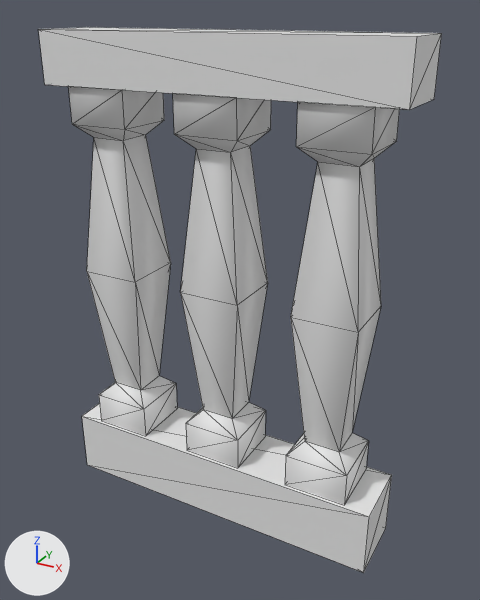
A saved change to the glTF model Irogane/assets/models/building_blocks/rail_1.glb.
Before and after are seen from a camera (50 mm lens) standing at (0.873, -1.499, 1.451) and looking at (0.039, 0.018, 0.692). Arrows for +X, +Y and +Z are at lower left; the lights stay in place. Mesh edges are drawn as thin lines. Vertices at the same position are counted once.

Names of what the first picture shows: 'rail_1'.
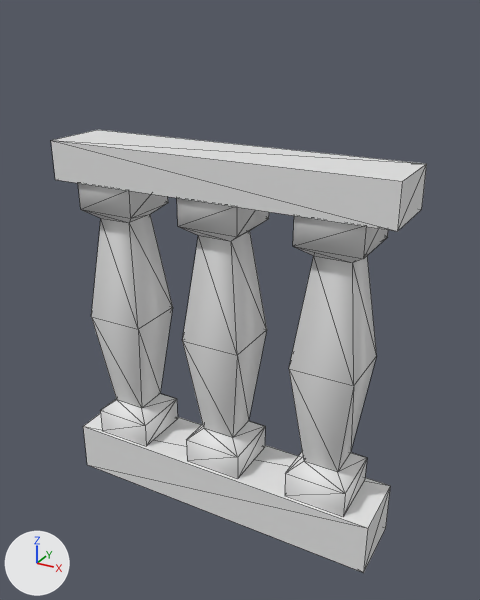
Where the newer file only moved an object's origin or applied its transform, the numbers keep the older frame.

Diff of the bpy script that builds the scene:
```diff
--- a/Irogane/assets/models/building_blocks/rail_1.glb.py
+++ b/Irogane/assets/models/building_blocks/rail_1.glb.py
@@ me_cube_047 @@
 me_cube_047.from_pydata(...)  # 100 vertices, 168 faces; spans x -0.5..0.5, y -0.1..0.1, z 0.0..1.4
 # used by ob_rail_1; location = (0.0, 0.0, 0.0)
 # before: 1 (-0.5, -0.1, 0.2) at pixel (81, 416), 3 (-0.5, 0.1, 0.2), 5 (0.5, -0.1, 0.2) at pixel (369, 516), 7 (0.5, 0.1, 0.2) at pixel (391, 474)
+# me_cube_047 part 1: the loose piece of 8 vertices spanning x -0.5..0.5, y -0.1..0.1, z 1.26..1.4 is scaled about its middle by (1, 1, 0.798), then moved by (0.0, 0.0, -0.274)
+# me_cube_047 part 2: the loose piece of 28 vertices spanning x 0.245..0.425, y -0.09..0.09, z 0.2..1.26 is scaled about its middle by (1, 1, 0.791), then moved by (0.0, 0.0, -0.15)
+# me_cube_047 part 3: the loose piece of 28 vertices spanning x -0.09..0.09, y -0.09..0.09, z 0.2..1.26 is scaled about its middle by (1, 1, 0.791), then moved by (0.0, 0.0, -0.15)
+# me_cube_047 part 4: the loose piece of 28 vertices spanning x -0.425..-0.245, y -0.09..0.09, z 0.2..1.26 is scaled about its middle by (1, 1, 0.791), then moved by (0.0, 0.0, -0.15)
+# me_cube_047 part 5
+for i in [1, 3, 5, 7]: me_cube_047.vertices[i].co += Vector((0.0, 0.0, -0.04))
```

Changed parts and their boxes [x1, y1, x2, y2] in the pictures (480 x 600 px; the box of a moved part takes in the faces that stretch with it):
'rail_1', reshaped (6% narrower, 19% shorter): before [39, 27, 441, 573]; after [51, 130, 427, 573]
part 1 of me_cube_047, moved or reshaped: before [39, 27, 441, 110]; after [51, 130, 427, 231]
part 2 of me_cube_047, moved or reshaped: before [285, 102, 399, 505]; after [285, 216, 388, 517]
part 3 of me_cube_047, moved or reshaped: before [173, 94, 271, 468]; after [177, 198, 269, 479]
part 4 of me_cube_047, moved or reshaped: before [68, 86, 177, 436]; after [78, 183, 178, 446]
part 5 of me_cube_047, moved or reshaped: before [82, 403, 392, 573]; after [83, 413, 390, 573]
